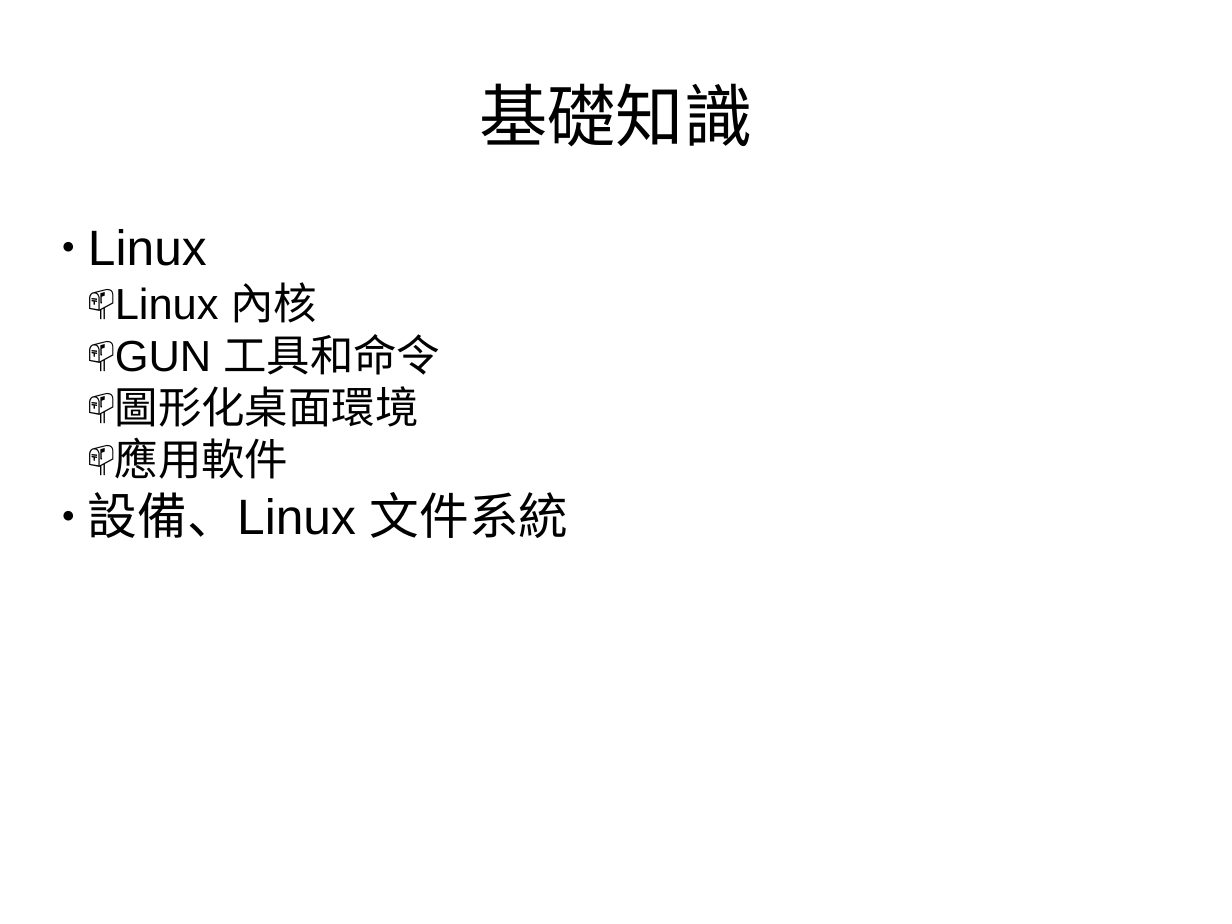
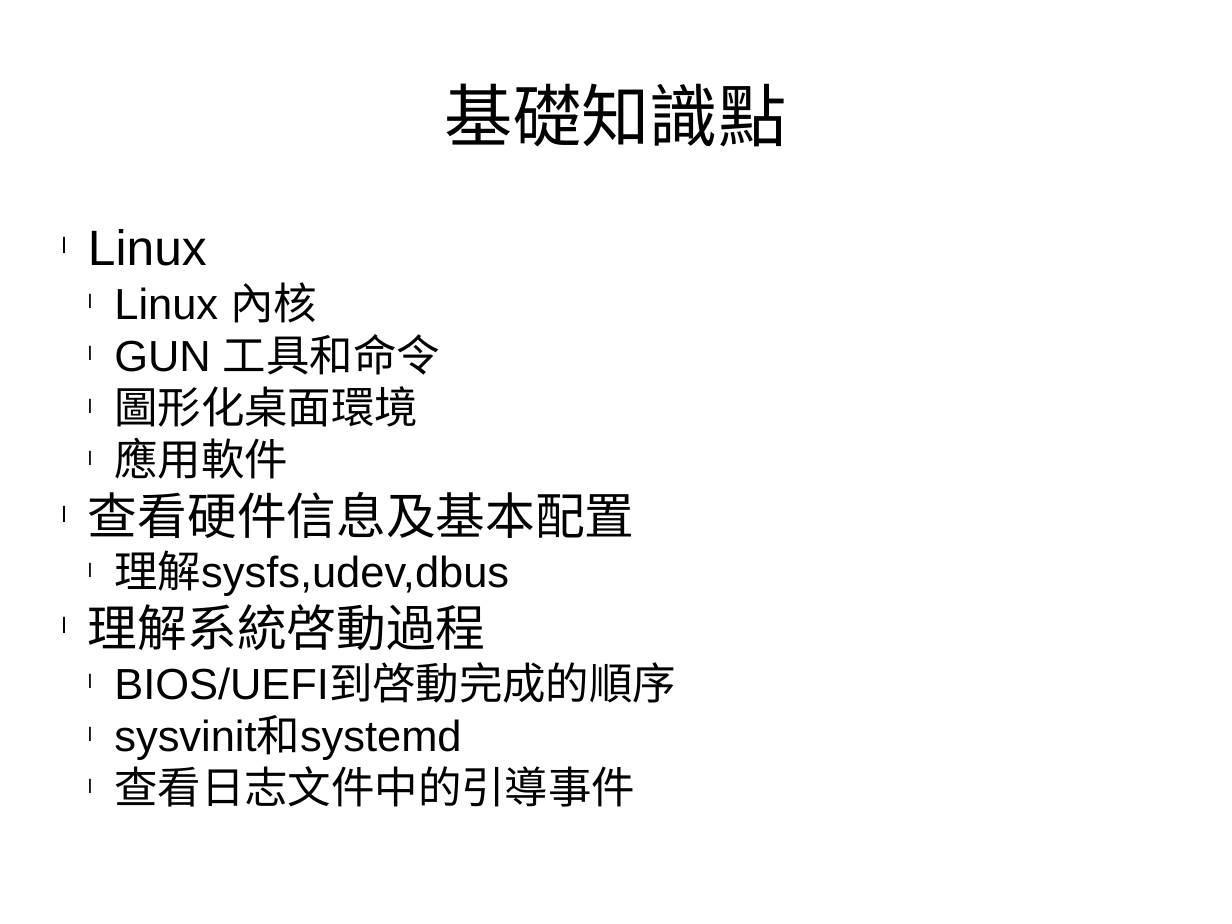
Before and after one commit to morro-wind/specter, a slide deck: slide 3 of 運維知識-1.pptx. Drawn at 1232x924 pixels with LibreOffice and Linux fonts; fonts in the diff are those of the drawing. Boxes give left, top, right and bottom in pixels: in the first picture for what was removed or moved away, otherwise in the second. Text is boxed around its words. In the diff, an @@ line names an element or a change of style, - is before the commit and + after.

```diff
--- a/運維知識-1.pptx
+++ b/運維知識-1.pptx
@@ text at (445, 83, 786, 147): text changed @@
-基礎知識
+基礎知識點
@@ text at (88, 229, 440, 479): bullet ● to l; bullet 📫 to l @@
@@ text at (88, 492, 676, 807): text changed; size 32 to 28 pt @@
-● 設備、Linux 文件系統
+l 查看硬件信息及基本配置
+  l 理解sysfs,udev,dbus
+l 理解系統啓動過程
+  l BIOS/UEFI到啓動完成的順序
+  l sysvinit和systemd
+  l 查看日志文件中的引導事件
```
Also in this commit, not shown: 1 other slide changed, 3 slides added, 2 other files.
